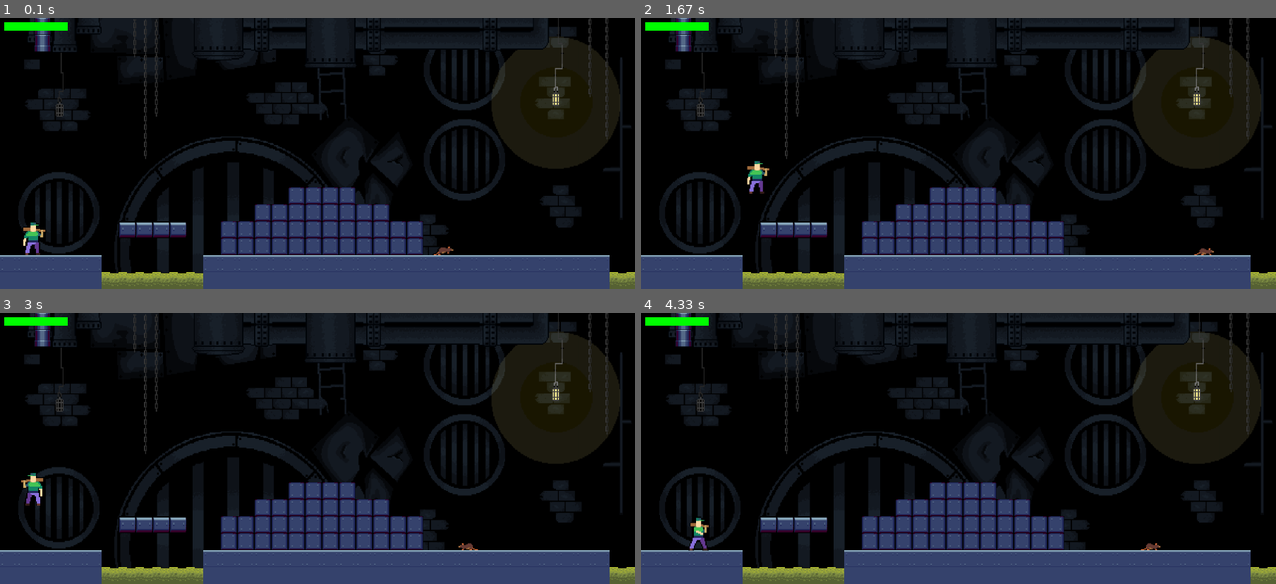
Above: before the commit, frames 1-4 (two rows, left to right).
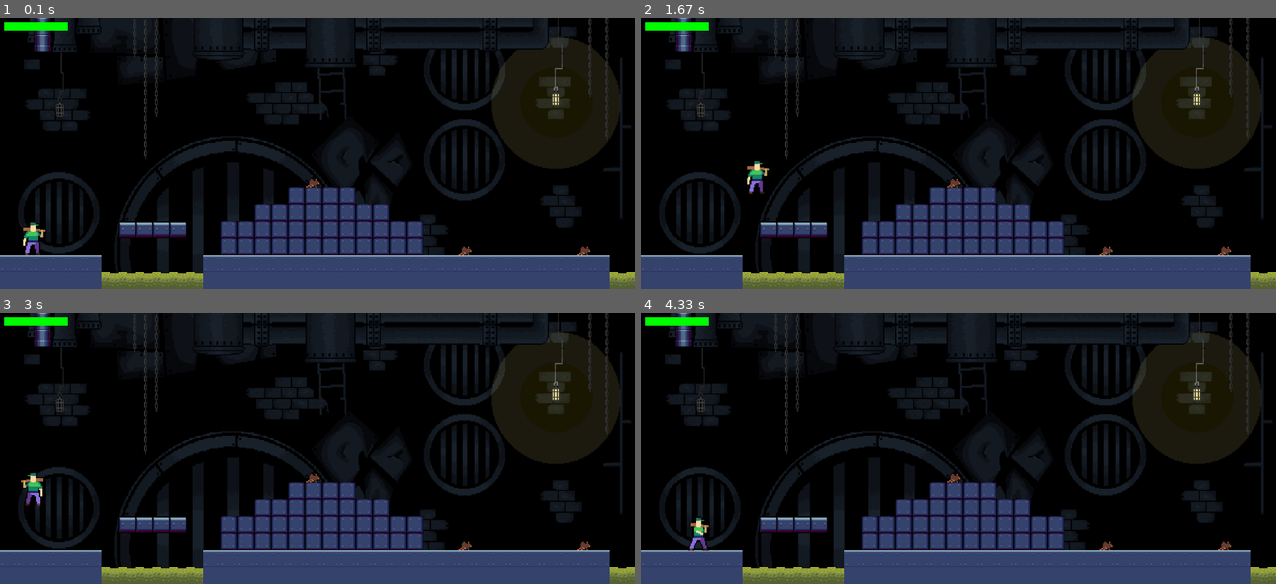
Above: after the commit, the same moments.

Repository: Labourguignonn/JOGO-IP
Game: pygame game, started from teste_vida.py
The game is run twice, just before and just after one commit, with the same random seed, the same clock (stepped at 60 frames per second) and the same inputs.
Inputs:
- Up to frame 1 (0.1 s): no input
- Up to frame 2 (1.67 s): hold Right 0.33-0.8 s; hold Up 0.83-1.13 s; tap Space at 0.9, 1.23, 1.53 s; hold Right 1.17-1.63 s
- Up to frame 3 (3 s): hold Left 1.67-2.2 s; tap Space at 1.73, 2.03, 2.3, 2.6, 2.73 s; hold Left 2.23-2.63 s; hold Up from 2.67 s (still down)
- Up to frame 4 (4.33 s): release Up at 3.03 s; hold Right 3.07-3.7 s; tap Space at 3.13, 3.43, 3.8, 4.1, 4.3 s; hold Left 3.73-4.2 s; hold Right from 4.23 s (still down)

The runs differ from the first frame. In frame 1, 0.2% of the frame differs, in the area x 48-93%, y 59-88%; in frame 2, 0.2%; in frame 3, 0.1%; in frame 4, 0.2%.

Commit message:
modified:   __pycache__/button.cpython-311.pyc 	modified:   __pycache__/enemies.cpython-311.pyc 	modified:   __pycache__/life.cpython-311.pyc 	modified:   __pycache__/potion.cpython-311.pyc 	modified:   enemies.py 	renamed:    rato/death/Death.png -> img/enemy/Death/0.png 	renamed:    rato/hurt/Hurt.png -> img/enemy/Hurt/0.png 	renamed:    rato/idle/0.png -> img/enemy/Idle/0.png 	renamed:    rato/idle/1.png -> img/enemy/Idle/1.png 	renamed:    rato/idle/2.png -> img/enemy/Idle/2.png 	renamed:    rato/idle/3.png -> img/enemy/Idle/3.png 	renamed:    rato/idle/4.png -> img/enemy/Idle/4.png 	renamed:    rato/idle/5.png -> img/enemy/Idle/5.png 	renamed:    rato/idle/6.png -> img/enemy/Idle/6.png 	renamed:    rato/idle/7.png -> img/enemy/Idle/7.png 	renamed:    rato/walk/walk_01.png -> img/enemy/Walk/0.png 	renamed:    rato/walk/walk_02.png -> img/enemy/Walk/1.png 	renamed:    rato/walk/walk_03.png -> img/enemy/Walk/2.png 	renamed:    rato/walk/walk_04.png -> img/enemy/Walk/3.png 	renamed:    rato/walk/walk_05.png -> img/enemy/Walk/4.png 	renamed:    rato/walk/walk_06.png -> img/enemy/Walk/5.png 	renamed:    rato/walk/walk_07.png -> img/enemy/Walk/6.png 	renamed:    rato/walk/walk_08.png -> img/enemy/Walk/7.png 	renamed:    personagem/Attack/0.png -> img/player/Attack/0.png 	renamed:    personagem/Attack/1.png -> img/player/Attack/1.png 	renamed:    personagem/Attack/2.png -> img/player/Attack/2.png 	renamed:    personagem/Attack/3.png -> img/player/Attack/3.png 	renamed:    personagem/Attack/4.png -> img/player/Attack/4.png 	renamed:    personagem/Attack/5.png -> img/player/Attack/5.png 	renamed:    personagem/Death/0.png -> img/player/Death/0.png 	renamed:    personagem/Death/1.png -> img/player/Death/1.png 	renamed:    personagem/Death/2.png -> img/player/Death/2.png 	renamed:    personagem/Death/3.png -> img/player/Death/3.png 	renamed:    personagem/Death/4.png -> img/player/Death/4.png 	renamed:    personagem/Death/5.png -> img/player/Death/5.png 	renamed:    personagem/Hurt/0.png -> img/player/Hurt/0.png 	renamed:    personagem/Hurt/1.png -> img/player/Hurt/1.png 	renamed:    personagem/Idle/0.png -> img/player/Idle/0.png 	renamed:    personagem/Idle/1.png -> img/player/Idle/1.png 	renamed:    personagem/Idle/2.png -> img/player/Idle/2.png 	renamed:    personagem/Idle/3.png -> img/player/Idle/3.png 	renamed:    personagem/Walk/0.png -> img/player/Walk/0.png 	renamed:    personagem/Walk/1.png -> img/player/Walk/1.png 	renamed:    personagem/Walk/2.png -> img/player/Walk/2.png 	renamed:    personagem/Walk/3.png -> img/player/Walk/3.png 	renamed:    personagem/Walk/4.png -> img/player/Walk/4.png 	renamed:    personagem/Walk/5.png -> img/player/Walk/5.png 	deleted:    rato/walk/Walk.png 	modified:   teste_vida.py

Diff:
--- a/enemies.py
+++ b/enemies.py
@@ -1,33 +1,28 @@
 import pygame
 
+altura = 640
+rows = 16
+tamanho = altura // rows
+
+
 class Enemy(pygame.sprite.Sprite):
-    walkRight = [pygame.image.load('rato/walk/walk_01.png'), pygame.image.load('rato/walk/walk_02.png'), pygame.image.load('rato/walk/walk_03.png'), pygame.image.load('rato/walk/walk_04.png')]
-    walkLeft = [pygame.image.load('rato/walk/walk_05.png'), pygame.image.load('rato/walk/walk_06.png'), pygame.image.load('rato/walk/walk_07.png'), pygame.image.load('rato/walk/walk_08.png')]
-    def __init__(self, char_type,img,tamanho, x, y, width, height, end):
+    def __init__(self, char_type,img, x, y, end):
         pygame.sprite.Sprite.__init__(self)
         self.x = x
         self.y = y
         self.char_type = char_type
-        self.width = width
-        self.height = height
+        self.walkCount = 0
         self.path = [x, end]
-        self.walkCount = 0
         self.vel = 3
         self.image = img
         self.rect = self.image.get_rect()
         self.rect.midtop = (x + tamanho // 2, y + (tamanho - self.image.get_height()))
+        self.flip = False
 
-    def draw(self, win):
+
+    def draw(self,tela):
+        tela.blit(pygame.transform.flip(self.image, self.flip, False), self.rect)
         self.move()
-        if self.walkCount + 1 >= 12:
-            self.walkCount = 0
-
-        if self.vel > 0:
-            win.blit(pygame.transform.scale(self.walkRight[self.walkCount//3], (64, 64)), (self.x,self.y))
-            self.walkCount += 1
-        else:
-            win.blit(pygame.transform.scale(self.walkLeft[self.walkCount//3], (64, 64)), (self.x,self.y))
-            self.walkCount += 1
 
     def move(self):
         if self.vel > 0:
--- a/teste_vida.py
+++ b/teste_vida.py
@@ -4,9 +4,8 @@
 import os
 from os.path import isfile,join
 from life import HealthBar
+from potion import Potion
 from enemies import Enemy
-from potion import Potion
-
 
 largura = 1500
 altura = 640
@@ -97,19 +96,18 @@
                     tile_data = (img, img_rect)
                     if tile == 0 or tile == 2 or tile == 4 or tile == 5 or tile == 1:
                         self.lista_obstaculos.append(tile_data)
-                    if tile == 3:
+                    elif tile == 3:
                         water = Water(img, x * tamanho, y * tamanho)
                         water_group.add(water)
-                    if tile == 7 or tile == 8:
-                        enemy = Enemy('enemy',img,tamanho, 1000, 496, 32, 32, 1300)
-                        enemy_group.add(enemy)
-                    if tile == 6:
+                    elif tile == 6:
                         player = Jogador('player', x * tamanho, y *tamanho,PLAYER_VEL,2.50)#tamanhos do personagem(Lucas)
                         health_bar = HealthBar(10, 10, player.health, player.health)
-                    if tile == 9:
+                    elif tile == 7:
+                        enemy = Enemy('enemy',img, x * tamanho, y *tamanho, 1300)
+                        enemy_group.add(enemy)
+                    elif tile == 9:
                         cure_potion = Potion(img, x * tamanho, y * tamanho,tamanho)
                         cure_potion_group.add(cure_potion)
-
 
         return player, health_bar
     def draw(self):
@@ -131,6 +129,7 @@
         self.animation_list = []
         #mudanca
         self.flip = False
+        self.virar = 1
         #####
         self.fall = False
         self.jump_count = False
@@ -150,9 +149,9 @@
             #reset temporary list of images
             temp_list = []
             #count number of files in the folder
-            numero_frames = len(os.listdir(f'personagem/{animation}'))
+            numero_frames = len(os.listdir(f'img/{self.char_type}/{animation}'))
             for i in range(numero_frames):
-                img = pygame.image.load(f'personagem/{animation}/{i}.png').convert_alpha()
+                img = pygame.image.load(f'img/{self.char_type}/{animation}/{i}.png').convert_alpha()
                 img = pygame.transform.scale(img, (int(img.get_width() * scale), int(img.get_height() * scale)))
                 temp_list.append(img)
             self.animation_list.append(temp_list)
@@ -222,10 +221,9 @@
             #check collision in the x direction
             if tile[1].colliderect(self.rect.x + dx, self.rect.y, self.width, self.height):
                 dx = 0
-
                 if self.char_type == 'enemy':
                         print("inimigo")
-                        self.flip = False
+                        self.virar *= -1
                         self.walkCount = 0
 
             if tile[1].colliderect(self.rect.x, self.rect.y + dy, self.width, self.height):
@@ -303,6 +301,11 @@
     player.update()
     player.draw()
 
+    for enemy in enemy_group:
+        enemy.update(scroll)
+        enemy.draw(tela)
+
+
     water_group.update()
     water_group.draw(tela)
 
@@ -319,13 +322,7 @@
 
     scroll = player.move(mover_esquerda,mover_direita)
     bg_scroll -= scroll
-
-    for enemy in enemy_group:
-        enemy.update(scroll)
-        enemy.draw(tela)
-
-
-        #MOVER A TELA
+    #MOVER A TELA
     for event in pygame.event.get():
         if event.type == pygame.QUIT:
             rodando = False
Renamed: rato/death/Death.png -> img/enemy/Death/0.png
Renamed: rato/hurt/Hurt.png -> img/enemy/Hurt/0.png
Renamed: rato/idle/0.png -> img/enemy/Idle/0.png
Renamed: rato/idle/1.png -> img/enemy/Idle/1.png
Renamed: rato/idle/2.png -> img/enemy/Idle/2.png
Renamed: rato/idle/3.png -> img/enemy/Idle/3.png
Renamed: rato/idle/4.png -> img/enemy/Idle/4.png
Renamed: rato/idle/5.png -> img/enemy/Idle/5.png
Renamed: rato/idle/6.png -> img/enemy/Idle/6.png
Renamed: rato/idle/7.png -> img/enemy/Idle/7.png
Renamed: rato/walk/walk_01.png -> img/enemy/Walk/0.png
Renamed: rato/walk/walk_02.png -> img/enemy/Walk/1.png
(and 31 more such lines)
